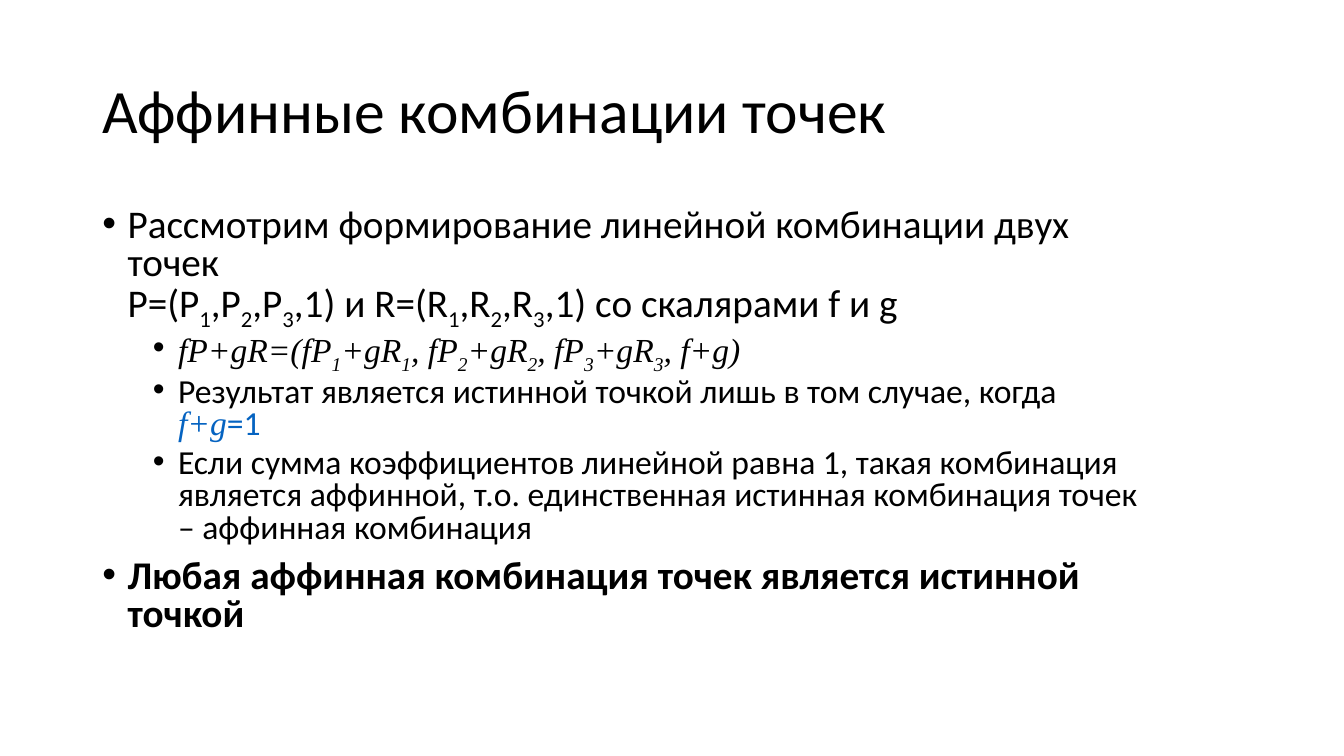
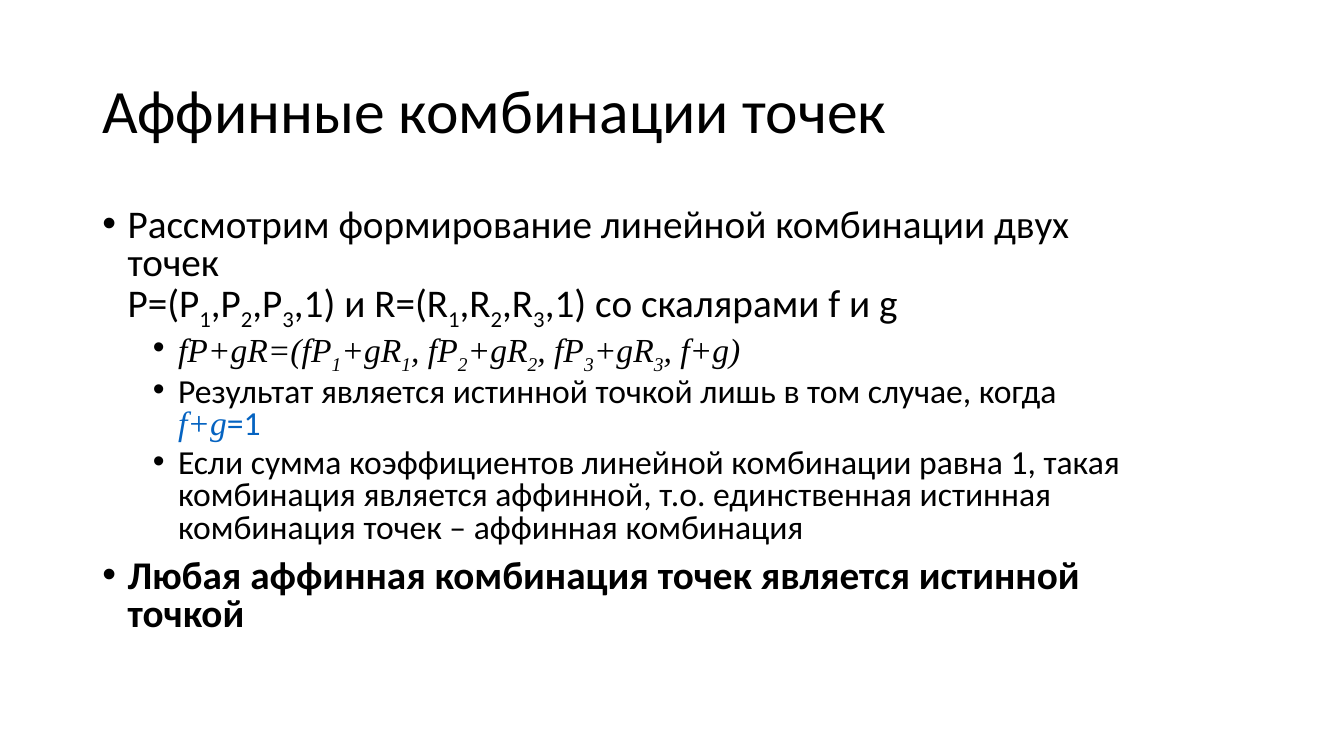
Before and after one commit to alexey-malov/cg-course, a slide deck: slide 55 of lectures/03 - Векторный анализ, трансформации и матрицы.pptx. Drawn at 1344x756 pixels with LibreOffice and Linux fonts; fonts in the diff are those of the drawing. Boxes give left, top, right and bottom in pixels: in the first picture for what was removed or moved away, otherwise in the second. Text is boxed around its words. In the diff, an @@ line names an element or a change of style, - is before the commit and + after.

```diff
--- a/lectures/03 - Векторный анализ, трансформации и матрицы.pptx
+++ b/lectures/03 - Векторный анализ, трансформации и матрицы.pptx
@@ text at (178,451,1120,545): text changed @@
-  • Если сумма коэффициентов линейной равна 1, такая комбинация является аффинной, т.о. единственная истинная комбинация точек – аффинная комбинация
+  • Если сумма коэффициентов линейной комбинации равна 1, такая комбинация является аффинной, т.о. единственная истинная комбинация точек – аффинная комбинация
```
Also in this commit, not shown: 1 other slide changed, 2 other files.
